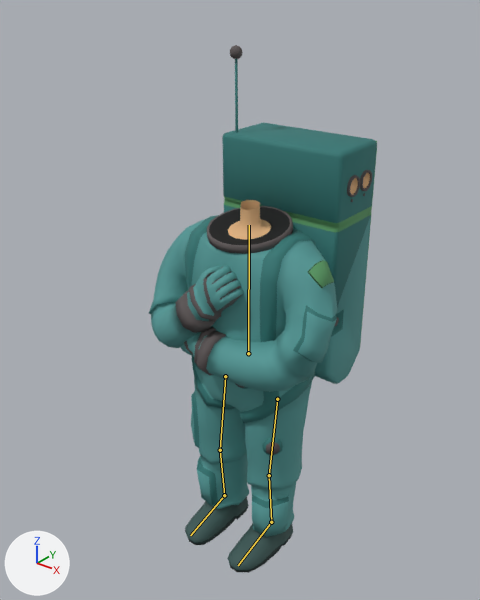
The Blender file astral-shepherd.blend, before and after one commit.
The view is the same before and after, from a 50 mm camera at (1.57, -2.02, 2.5) aimed at (-0.01, -0.05, 1.28). Lighting does not change. The marker at lower left points along +X, +Y and +Z. The older version comes first. The bones that bend it are drawn over the model as lines.

The first picture shows 'allias_suit'.
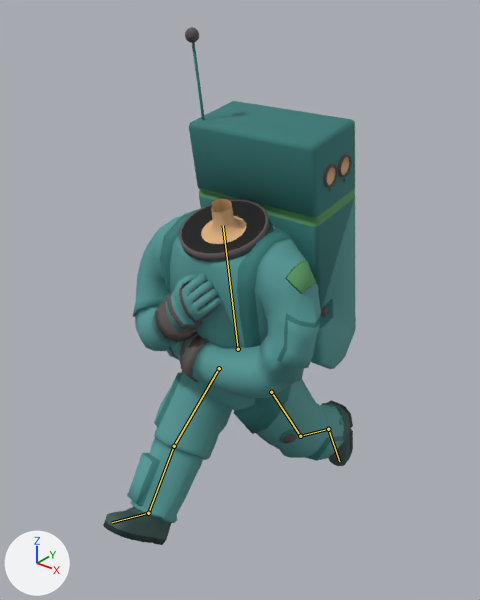
The newer file adds an action. The first version stands in its rest pose; the second is drawn at frame 8 of the action 'walk_loop'.

Edits to the bpy script that builds the scene:
```text
Change bone_body:
    where bone_body = bpy.data.objects['armature'].pose.bones['body']
    bone_body.location: (0.0, 0.0, 0.0) -> (0.004, 0.058, 0.078)
    bone_body.rotation_quaternion: (1.0, 0.0, 0.0, 0.0) -> (0.996, 0.085, -0.001, -0.009)  # degrees (0, 0, 0) -> degrees (10, 0, -1)
Change bone_ik_leg_pole_l:
    where bone_ik_leg_pole_l = bpy.data.objects['armature'].pose.bones['ik_leg_pole.l']
    bone_ik_leg_pole_l.location: (0.0, 0.0, 0.0) -> (-0.024, 0.0, -0.127)
Change bone_ik_leg_target_l:
    where bone_ik_leg_target_l = bpy.data.objects['armature'].pose.bones['ik_leg_target.l']
    bone_ik_leg_target_l.location: (0.0, 0.0, 0.0) -> (0.297, 0.463, -0.019)
    bone_ik_leg_target_l.rotation_quaternion: (1.0, 0.0, 0.0, 0.0) -> (0.675, 0.021, -0.056, -0.732)  # degrees (0, 0, 0) -> degrees (6, -3, -95)
Change bone_ik_leg_pole_r:
    where bone_ik_leg_pole_r = bpy.data.objects['armature'].pose.bones['ik_leg_pole.r']
    bone_ik_leg_pole_r.location: (0.0, 0.0, 0.0) -> (-0.004, 0.0, -0.005)
Change bone_ik_leg_target_r:
    where bone_ik_leg_target_r = bpy.data.objects['armature'].pose.bones['ik_leg_target.r']
    bone_ik_leg_target_r.location: (0.0, 0.0, 0.0) -> (-0.269, -0.521, 0.003)
    bone_ik_leg_target_r.rotation_quaternion: (1.0, 0.0, 0.0, 0.0) -> (0.918, -0.062, 0.013, -0.392)  # degrees (0, 0, 0) -> degrees (-7, -1, -46)
```

Changed parts and their boxes [x1, y1, x2, y2] in the pictures (480 x 600 px):
'allias_suit', posed (11% wider)
    before: [149, 45, 377, 573]
    after: [103, 27, 356, 545]
bone 'body', root to tip
    before: (248, 353) to (249, 225)
    after: (238, 349) to (223, 225)
